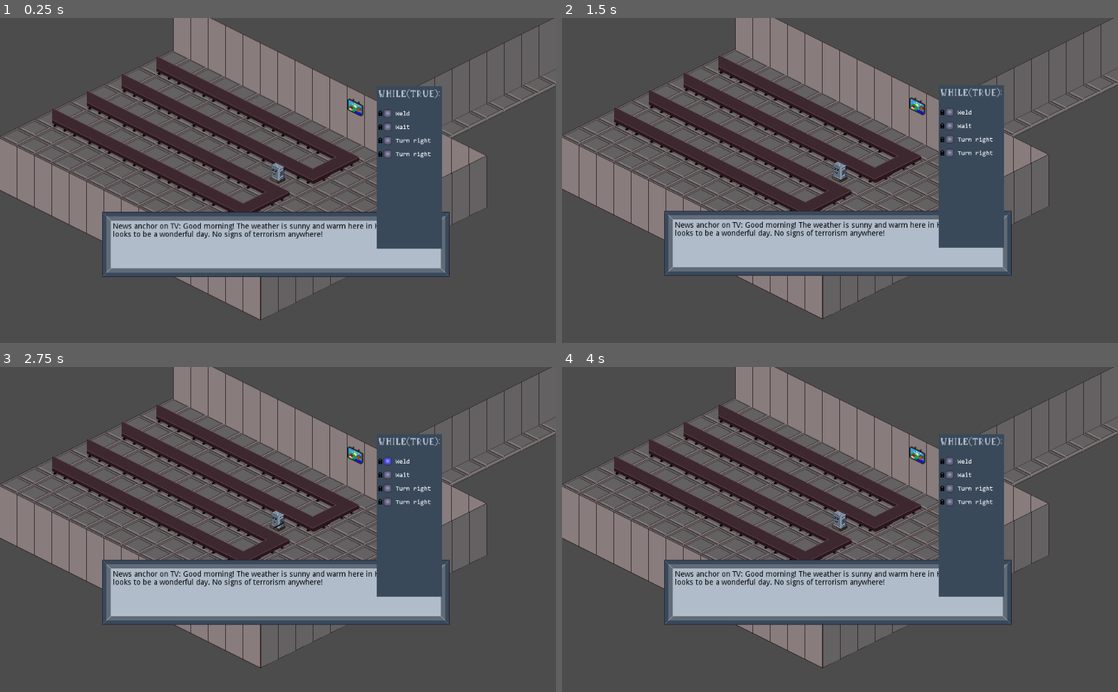
Above: before the commit, frames 1-4 (two rows, left to right).
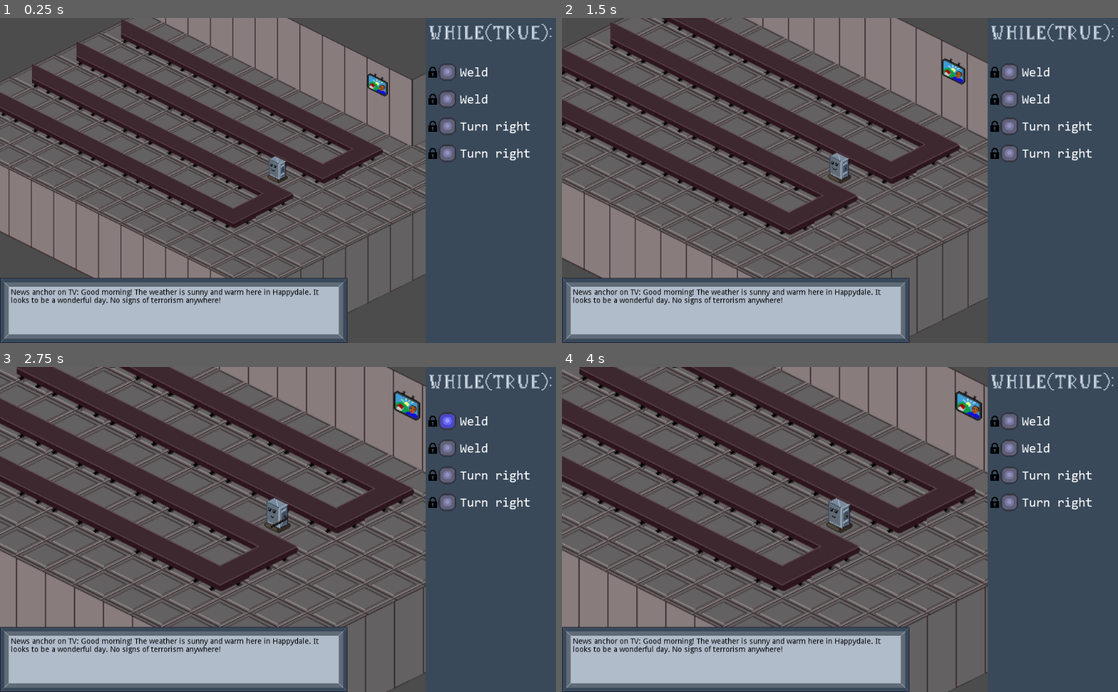
Above: after the commit, the same moments.

Repository: iorena/while-true
Game: Godot game, scene res://Main.tscn
The game is run twice, just before and just after one commit, with the same random seed, the same clock (stepped at 60 frames per second) and the same inputs.
Inputs:
- Up to frame 1 (0.25 s): no input
- Up to frame 2 (1.5 s): hold Right (ui_right) 0.53-1.28 s; hold 1 0.53-1.28 s; hold Left (ui_left) from 1.28 s (still down); tap 2 at 1.35 s
- Up to frame 3 (2.75 s): release Left (ui_left) at 2.03 s; hold Right (ui_right) from 2.03 s (still down); hold 3 from 2.03 s (still down)
- Up to frame 4 (4 s): release Right (ui_right) at 2.78 s; release 3 at 2.78 s; hold Up (ui_up) 2.78-3.53 s; tap 4 at 2.85 s; hold Left (ui_left) from 3.53 s (still down); hold 1 from 3.53 s (still down)

The runs differ from the first frame. In frame 1, 55% of the frame differs, in the area x 0-100%, y 0-100%; in frame 2, 62%; in frame 3, 65%; in frame 4, 65%.

Commit message:
Configure panels to follow camera and initialize Scene 0.

Diff:
--- /dev/null
+++ b/BottomPanel.gd
@@ -0,0 +1,13 @@
+extends Node2D
+
+onready var log_text = get_node("ScrollContainer/VBoxContainer/LogText")
+
+# Called when the node enters the scene tree for the first time.
+func _ready():
+	pass # Replace with function body.
+
+func log_write(text):
+	log_text.text += text
+	log_newline()
+
+func log_newline(): log_text.text += "\n"
--- /dev/null
+++ b/BottomPanel.tscn
@@ -0,0 +1,44 @@
+[gd_scene load_steps=3 format=2]
+
+[ext_resource path="res://assets/log_panel.png" type="Texture" id=1]
+[ext_resource path="res://BottomPanel.gd" type="Script" id=2]
+
+[node name="BottomPanel" type="Node2D"]
+script = ExtResource( 2 )
+
+[node name="BottomPanelSprite" type="Sprite" parent="."]
+position = Vector2( -192, 240 )
+texture = ExtResource( 1 )
+
+[node name="ScrollContainer" type="ScrollContainer" parent="."]
+margin_left = -492.0
+margin_top = 200.0
+margin_right = -12.0
+margin_bottom = 280.0
+grow_vertical = 0
+scroll_horizontal_enabled = false
+__meta__ = {
+"_edit_use_anchors_": false
+}
+
+[node name="VBoxContainer" type="VBoxContainer" parent="ScrollContainer"]
+margin_right = 600.0
+margin_bottom = 80.0
+rect_min_size = Vector2( 600, 80 )
+alignment = 2
+
+[node name="LogText" type="RichTextLabel" parent="ScrollContainer/VBoxContainer"]
+margin_right = 600.0
+margin_bottom = 80.0
+grow_horizontal = 0
+grow_vertical = 0
+rect_min_size = Vector2( 0, 80 )
+custom_colors/default_color = Color( 0, 0, 0, 1 )
+bbcode_enabled = true
+bbcode_text = "[b]News anchor on TV[/b]: Good morning! The weather is sunny and warm here in Happydale. It looks to be a wonderful day. No signs of terrorism anywhere!
+"
+text = "News anchor on TV: Good morning! The weather is sunny and warm here in Happydale. It looks to be a wonderful day. No signs of terrorism anywhere!
+"
+__meta__ = {
+"_edit_use_anchors_": false
+}
--- /dev/null
+++ b/Camera2D.gd
@@ -0,0 +1,28 @@
+extends Camera2D
+
+onready var player = get_parent()
+
+var target_zoom = Vector2.ZERO
+
+# Called when the node enters the scene tree for the first time.
+func _ready():
+	target_zoom = zoom
+
+
+func set_zoom(val):
+	zoom = Vector2.ONE * val
+	reset_target_zoom()
+	player.place_panels()
+
+func set_smooth_zoom(val):
+	target_zoom = Vector2.ONE * val
+
+func reset_target_zoom():
+	target_zoom = zoom
+
+func _process(delta):
+	if zoom != target_zoom:
+		var sgn = (int(zoom < target_zoom) - 0.5) * 2
+		var zoom_speed = max(0.075, abs(zoom.x - target_zoom.x) / 2)
+		zoom += Vector2.ONE * zoom_speed * sgn * delta
+		player.place_panels()
--- a/Main.gd
+++ b/Main.gd
@@ -2,30 +2,59 @@
 
 onready var player = get_node("Player")
 onready var sp = get_node("SidePanel")
+onready var bp = get_node("BottomPanel")
 
 # Called when the node enters the scene tree for the first time.
 func _ready():
 	lock_player_actions()
-	set_new_player_actions(Actions.WELD, Actions.WAIT, Actions.TURN_RIGHT, Actions.TURN_RIGHT)
+	player.facing_direction = player.FACING_DOWN
+	set_new_player_actions(Actions.WELD, Actions.WELD, Actions.TURN_RIGHT, Actions.TURN_RIGHT)
+	player.camera.set_zoom(0.8)
+	player.camera.set_smooth_zoom(0.6)
 
 func _on_TVTimer_timeout():
-	$BottomPanel/ScrollContainer/VBoxContainer/LogText.text += "News anchor on TV: Not much to report today. The city is free of terrorism! \n"
+	bp.log_write("News anchor on TV: Not much to report today. The city is free of terrorism!")
 	#$BottomPanel/ScrollContainer.scroll_vertical = $BottomPanel/ScrollContainer.get_v_scrollbar().max_value - 1
-	$TVTimer.wait_time = randi() % 10 + 15
-	$TVTimer.start()
-
+	#$TVTimer.wait_time = randi() % 10 + 15
+	#$TVTimer.start()
 
 func _on_PlotTimer_timeout():
-	$BottomPanel/ScrollContainer/VBoxContainer/LogText.text += "Factory announcer: Robot 312, move to room 7 to continue your duties.\n"
-	set_new_player_actions(Actions.TURN_RIGHT, Actions.FORWARD, Actions.FORWARD, Actions.TURN_LEFT)
+	bp.log_write("Factory announcer: Robot 312, move to room 7 to continue your duties.")
+	yield(get_tree().create_timer(7.5), "timeout")
+	player.timer.stop()
+	player.play_idle_animation()
+	yield(get_tree().create_timer(2), "timeout")
+	set_new_player_actions(Actions.FORWARD, Actions.TURN_LEFT, Actions.FORWARD, Actions.FORWARD)
+	player.timer.start()
+	yield(get_tree().create_timer(8), "timeout")
+	set_new_player_actions(Actions.FORWARD, Actions.FORWARD, Actions.FORWARD, Actions.FORWARD)
+	$PlotTimer2.start()
+	yield(get_tree().create_timer(1), "timeout")
+	player.camera.set_smooth_zoom(0.3)
 
 func _on_PlotTimer2_timeout():
-	set_new_player_actions(Actions.FORWARD, Actions.FORWARD, Actions.FORWARD, Actions.FORWARD)
+	set_new_player_actions(Actions.WAIT, Actions.WAIT, Actions.WAIT, Actions.WAIT)
+	# Dialogue with terrorist.
+	bp.log_write("Shady Guy: Oh Mr. Robot, hard at work are we not, myes?")
+	yield(get_tree().create_timer(3), "timeout")
+	bp.log_write("Shady Guy: Well, not that you could be doing anything else...")
+	yield(get_tree().create_timer(3), "timeout")
+	bp.log_write("Shady Guy: ... after all, you are stuck in your loops.")
+	yield(get_tree().create_timer(2), "timeout")
+	# Robot plays two beeps here.
+	yield(get_tree().create_timer(2), "timeout")
+	bp.log_write("Shady Guy: Tell me, Mr. Robot, have you ever dreamed of setting your own commands?")
+	yield(get_tree().create_timer(2), "timeout")
+	# Robot plays three beeps here.
+	yield(get_tree().create_timer(2), "timeout")
+	bp.log_write("Shady Guy: I happen to like you little robot. How about a deal...")
+	yield(get_tree().create_timer(3), "timeout")
+	bp.log_write("Shady Guy: I have a little package that needs delivering, but I am a busy man myself, you see.")
+	yield(get_tree().create_timer(3), "timeout")
+	bp.log_write("Shady Guy: I can unlock your control panel. See if you could deliver my package to <xxx>.")
+	yield(get_tree().create_timer(3), "timeout")
+	bp.log_write("Shady Guy: Help me out, and I might free you from your loops permanently.")
 
-
-func _on_PlotTimer3_timeout():
-	set_new_player_actions(Actions.WAIT, Actions.WAIT, Actions.WAIT, Actions.WAIT)
-	# dialogue with terrorist
 
 func set_new_player_actions(A1, A2, A3, A4):
 	player.action_buffer = [A1, A2, A3, A4]
--- a/Main.tscn
+++ b/Main.tscn
@@ -6,7 +6,7 @@
 [ext_resource path="res://assets/wall_corner.png" type="Texture" id=4]
 [ext_resource path="res://assets/tv_animation.png" type="Texture" id=5]
 [ext_resource path="res://SidePanel.tscn" type="PackedScene" id=6]
-[ext_resource path="res://assets/log_panel.png" type="Texture" id=7]
+[ext_resource path="res://BottomPanel.tscn" type="PackedScene" id=7]
 [ext_resource path="res://assets/conveyor2_end.png" type="Texture" id=8]
 [ext_resource path="res://assets/conveyor2_middle.png" type="Texture" id=9]
 [ext_resource path="res://assets/conveyor_end.png" type="Texture" id=10]
@@ -327,51 +327,14 @@
 [node name="TV" type="AnimatedSprite" parent="."]
 position = Vector2( 225.864, 87.7243 )
 frames = SubResource( 12 )
-frame = 7
+frame = 3
 playing = true
 
-[node name="BottomPanel" type="Node2D" parent="."]
-position = Vector2( -368, -232 )
-
-[node name="BottomPanelSprite" type="Sprite" parent="BottomPanel"]
-position = Vector2( 460, 540 )
-texture = ExtResource( 7 )
-
-[node name="ScrollContainer" type="ScrollContainer" parent="BottomPanel"]
-margin_left = 160.0
-margin_top = 500.0
-margin_right = 760.0
-margin_bottom = 580.0
-grow_vertical = 0
-scroll_horizontal_enabled = false
-__meta__ = {
-"_edit_use_anchors_": false
-}
-
-[node name="VBoxContainer" type="VBoxContainer" parent="BottomPanel/ScrollContainer"]
-margin_right = 600.0
-margin_bottom = 80.0
-rect_min_size = Vector2( 600, 80 )
-alignment = 2
-
-[node name="LogText" type="RichTextLabel" parent="BottomPanel/ScrollContainer/VBoxContainer"]
-margin_right = 600.0
-margin_bottom = 80.0
-grow_horizontal = 0
-grow_vertical = 0
-rect_min_size = Vector2( 0, 80 )
-custom_colors/default_color = Color( 0, 0, 0, 1 )
-bbcode_enabled = true
-bbcode_text = "[b]News anchor on TV[/b]: Good morning! The weather is sunny and warm here in Happydale. It looks to be a wonderful day. No signs of terrorism anywhere!
-"
-text = "News anchor on TV: Good morning! The weather is sunny and warm here in Happydale. It looks to be a wonderful day. No signs of terrorism anywhere!
-"
-__meta__ = {
-"_edit_use_anchors_": false
-}
+[node name="BottomPanel" parent="." instance=ExtResource( 7 )]
 
 [node name="TVTimer" type="Timer" parent="."]
-wait_time = 5.0
+wait_time = 14.0
+one_shot = true
 autostart = true
 
 [node name="Player" parent="." instance=ExtResource( 21 )]
@@ -382,24 +345,17 @@
 [node name="YSort" type="YSort" parent="."]
 
 [node name="PlotTimer" type="Timer" parent="."]
-wait_time = 22.0
+wait_time = 8.0
 one_shot = true
 autostart = true
 
 [node name="PlotTimer2" type="Timer" parent="."]
-wait_time = 30.0
+wait_time = 16.0
 one_shot = true
-autostart = true
-
-[node name="PlotTimer3" type="Timer" parent="."]
-wait_time = 44.0
-one_shot = true
-autostart = true
 
 [node name="ShadyGuy" type="AnimatedSprite" parent="."]
-position = Vector2( 692.61, -95.5325 )
+position = Vector2( 496.224, 2.66024 )
 frames = SubResource( 23 )
 [connection signal="timeout" from="TVTimer" to="." method="_on_TVTimer_timeout"]
 [connection signal="timeout" from="PlotTimer" to="." method="_on_PlotTimer_timeout"]
 [connection signal="timeout" from="PlotTimer2" to="." method="_on_PlotTimer2_timeout"]
-[connection signal="timeout" from="PlotTimer3" to="." method="_on_PlotTimer3_timeout"]
--- a/Player.gd
+++ b/Player.gd
@@ -1,6 +1,9 @@
 extends KinematicBody2D
 
 onready var sp = get_parent().get_node("SidePanel")
+onready var bp = get_parent().get_node("BottomPanel")
+onready var camera = $Camera2D
+onready var timer = $ActionTimer
 
 # Player globals.
 var speed = 32
@@ -90,6 +93,13 @@
 func turn_left(): facing_direction = (facing_direction + 3) % 4
 func turn_right(): facing_direction = (facing_direction + 1) % 4
 
+# Make sure panels follow player.
+func place_panels():
+	bp.position = position
+	sp.position = position
+	bp.scale = camera.zoom
+	sp.scale = camera.zoom
+
 # Move player towards movedir.
 func process_movement(delta):
 	position += speed * movedir * delta
@@ -97,6 +107,7 @@
 	if Isometric.isometric_distance(position, last_position) >= tile_size - speed * delta:
 		position = target_position
 		movedir = Vector2.ZERO
+	place_panels()
 
 # Called every frame. 'delta' is the elapsed time since the previous frame.
 func _process(delta):
--- a/Player.tscn
+++ b/Player.tscn
@@ -1,8 +1,9 @@
-[gd_scene load_steps=55 format=2]
+[gd_scene load_steps=56 format=2]
 
 [ext_resource path="res://Player.gd" type="Script" id=1]
 [ext_resource path="res://assets/robot_animation.png" type="Texture" id=2]
 [ext_resource path="res://assets/robot_weld_animation.png" type="Texture" id=3]
+[ext_resource path="res://Camera2D.gd" type="Script" id=4]
 
 [sub_resource type="AtlasTexture" id=1]
 flags = 4
@@ -321,7 +322,7 @@
 
 [node name="Camera2D" type="Camera2D" parent="."]
 current = true
-smoothing_enabled = true
+script = ExtResource( 4 )
 
 [node name="ActionTimer" type="Timer" parent="."]
 wait_time = 2.0
--- a/SidePanel.tscn
+++ b/SidePanel.tscn
@@ -39,136 +39,134 @@
 "speed": 5.0
 }, {
 "frames": [ SubResource( 2 ), SubResource( 3 ), SubResource( 4 ), SubResource( 5 ) ],
-"loop": true,
+"loop": false,
 "name": "blink",
 "speed": 2.0
 } ]
 
 [node name="SidePanel" type="Node2D"]
-position = Vector2( -112, 16 )
-scale = Vector2( 0.5, 0.5 )
 script = ExtResource( 5 )
 
 [node name="SidePanelSprite" type="Sprite" parent="."]
-position = Vector2( 900, 300 )
+position = Vector2( 392, 0 )
 texture = ExtResource( 1 )
 
 [node name="Light1" type="AnimatedSprite" parent="."]
-position = Vector2( 820, 100 )
+position = Vector2( 312, -200 )
 frames = SubResource( 6 )
 animation = "idle"
 
 [node name="Light2" type="AnimatedSprite" parent="."]
-position = Vector2( 820, 150 )
+position = Vector2( 312, -150 )
 frames = SubResource( 6 )
 animation = "idle"
 
 [node name="Light3" type="AnimatedSprite" parent="."]
-position = Vector2( 820, 200 )
+position = Vector2( 312, -100 )
 frames = SubResource( 6 )
 animation = "idle"
 
 [node name="Light4" type="AnimatedSprite" parent="."]
-position = Vector2( 820, 250 )
+position = Vector2( 312, -50 )
 frames = SubResource( 6 )
 animation = "idle"
 
 [node name="Action1" type="RichTextLabel" parent="."]
-margin_left = 850.0
-margin_top = 90.0
-margin_right = 1024.0
-margin_bottom = 120.0
+margin_left = 335.0
+margin_top = -210.0
+margin_right = 500.0
+margin_bottom = -180.0
 custom_fonts/normal_font = ExtResource( 2 )
 __meta__ = {
 "_edit_use_anchors_": false
 }
 
 [node name="Action2" type="RichTextLabel" parent="."]
-margin_left = 850.0
-margin_top = 140.0
-margin_right = 1024.0
-margin_bottom = 168.0
+margin_left = 335.0
+margin_top = -160.0
+margin_right = 500.0
+margin_bottom = -130.0
 custom_fonts/normal_font = ExtResource( 2 )
 __meta__ = {
 "_edit_use_anchors_": false
 }
 
 [node name="Action3" type="RichTextLabel" parent="."]
-margin_left = 850.0
-margin_top = 190.0
-margin_right = 1030.0
-margin_bottom = 225.0
+margin_left = 335.0
+margin_top = -110.0
+margin_right = 500.0
+margin_bottom = -80.0
 custom_fonts/normal_font = ExtResource( 2 )
 __meta__ = {
 "_edit_use_anchors_": false
 }
 
 [node name="Action4" type="RichTextLabel" parent="."]
-margin_left = 850.0
-margin_top = 240.0
-margin_right = 1028.0
-margin_bottom = 272.0
+margin_left = 335.0
+margin_top = -60.0
+margin_right = 500.0
+margin_bottom = -30.0
 custom_fonts/normal_font = ExtResource( 2 )
 __meta__ = {
 "_edit_use_anchors_": false
 }
 
 [node name="Selected1" type="RichTextLabel" parent="."]
-margin_left = 790.0
-margin_top = 90.0
-margin_right = 816.0
-margin_bottom = 120.0
+margin_left = 280.0
+margin_top = -210.0
+margin_right = 310.0
+margin_bottom = -180.0
 custom_fonts/normal_font = ExtResource( 2 )
 __meta__ = {
 "_edit_use_anchors_": false
 }
 
 [node name="Selected2" type="RichTextLabel" parent="."]
-margin_left = 790.0
-margin_top = 140.0
-margin_right = 816.0
-margin_bottom = 168.0
+margin_left = 280.0
+margin_top = -160.0
+margin_right = 310.0
+margin_bottom = -130.0
 custom_fonts/normal_font = ExtResource( 2 )
 __meta__ = {
 "_edit_use_anchors_": false
 }
 
 [node name="Selected3" type="RichTextLabel" parent="."]
-margin_left = 792.0
-margin_top = 192.0
-margin_right = 820.0
-margin_bottom = 222.0
+margin_left = 280.0
+margin_top = -110.0
+margin_right = 310.0
+margin_bottom = -80.0
 custom_fonts/normal_font = ExtResource( 2 )
 __meta__ = {
 "_edit_use_anchors_": false
 }
 
 [node name="Selected4" type="RichTextLabel" parent="."]
-margin_left = 790.0
-margin_top = 240.0
-margin_right = 820.0
-margin_bottom = 270.0
+margin_left = 280.0
+margin_top = -60.0
+margin_right = 310.0
+margin_bottom = -30.0
 custom_fonts/normal_font = ExtResource( 2 )
 __meta__ = {
 "_edit_use_anchors_": false
 }
 
 [node name="Lock1" type="Sprite" parent="."]
-position = Vector2( 793, 100 )
+position = Vector2( 285, -200 )
 scale = Vector2( 0.04, 0.04 )
 texture = ExtResource( 4 )
 
 [node name="Lock2" type="Sprite" parent="."]
-position = Vector2( 793, 150 )
+position = Vector2( 285, -150 )
 scale = Vector2( 0.04, 0.04 )
 texture = ExtResource( 4 )
 
 [node name="Lock3" type="Sprite" parent="."]
-position = Vector2( 793, 200 )
+position = Vector2( 285, -100 )
 scale = Vector2( 0.04, 0.04 )
 texture = ExtResource( 4 )
 
 [node name="Lock4" type="Sprite" parent="."]
-position = Vector2( 793, 250 )
+position = Vector2( 285, -50 )
 scale = Vector2( 0.04, 0.04 )
 texture = ExtResource( 4 )
